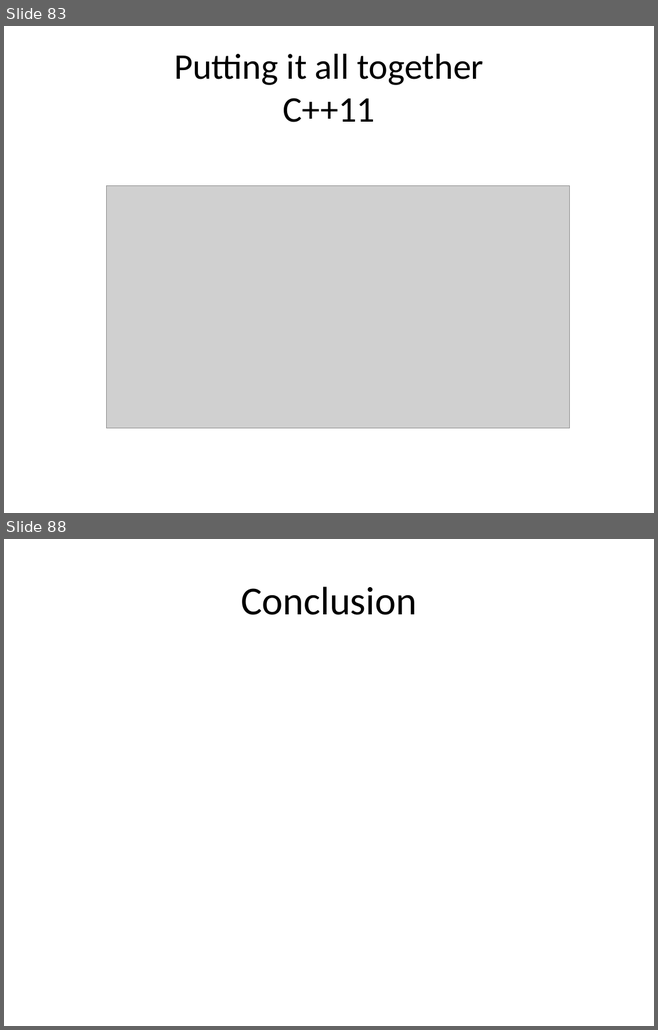
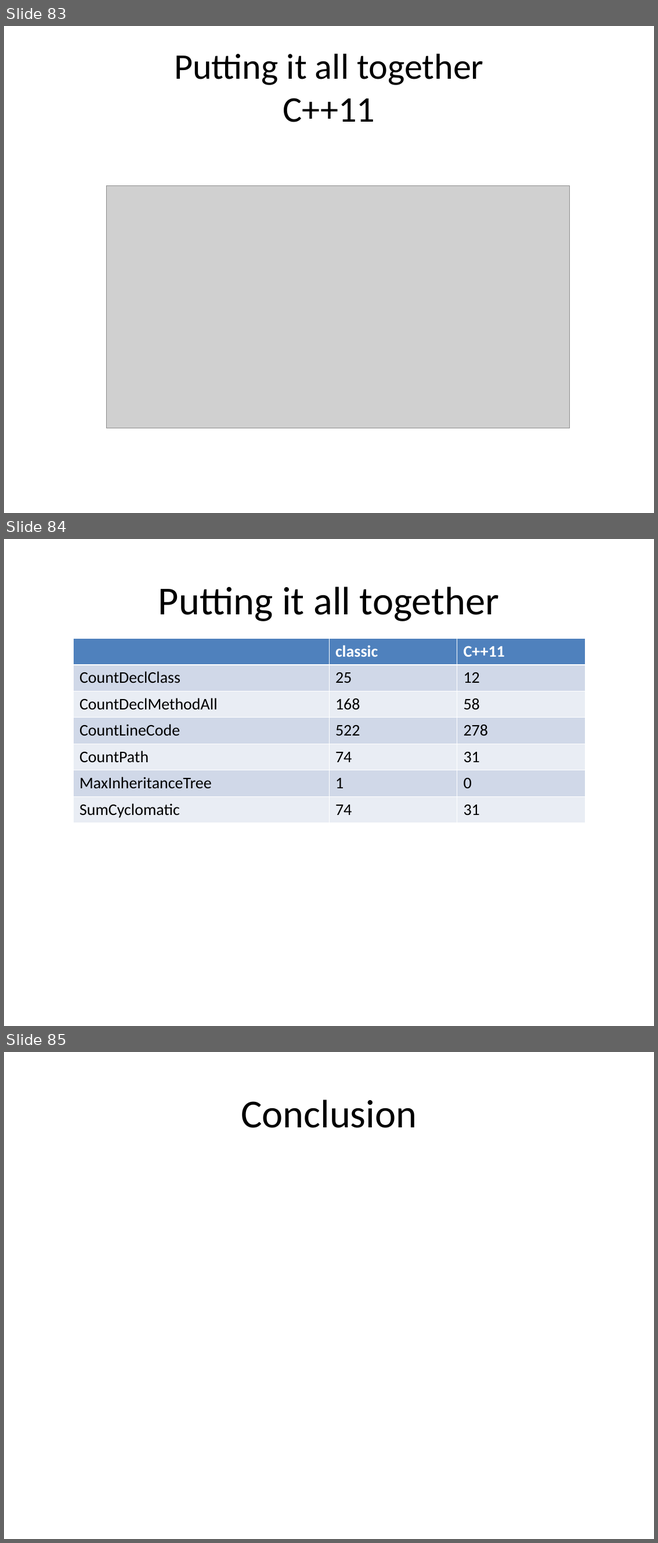
Before and after one commit to kamyu104/GofPatterns, a slide deck: Effective patterns.ppt. Shown one above the other, each under a label of ours: slides 83 and 88 before the commit, slides 83, 84 and 85 after it; the slides between them are not shown. The pictures are 658x1030 and 658x1543 pixels, drawn with LibreOffice and Linux fonts; fonts in the diff are those of the drawing; grey boxes stand for pictures. Boxes give left, top, right and bottom in pixels: in the first picture for what was removed or moved away, otherwise in the second. Text is boxed around its words. In the diff, an @@ line names an element or a change of style, - is before the commit and + after.

```diff
--- a/Effective patterns.ppt
+++ b/Effective patterns.ppt
@@ slide 84 added at bbox=[4, 539, 654, 1026], background #FFFFFF @@
@@ title added at bbox=[158, 587, 499, 621], 44 pt, text #000000 @@
+Putting it all together
@@ table added at bbox=[73, 638, 585, 823], 7 rows, 3 columns @@
+ | classic | C++11
+CountDeclClass | 25 | 12
+CountDeclMethodAll | 168 | 58
+CountLineCode | 522 | 278
+CountPath | 74 | 31
+MaxInheritanceTree | 1 | 0
+SumCyclomatic | 74 | 31
@@ what was slide 88 is now slide 85 @@
```
Also in this commit, not shown: 3 slides changed, 1 other slide added, 5 slides removed.
